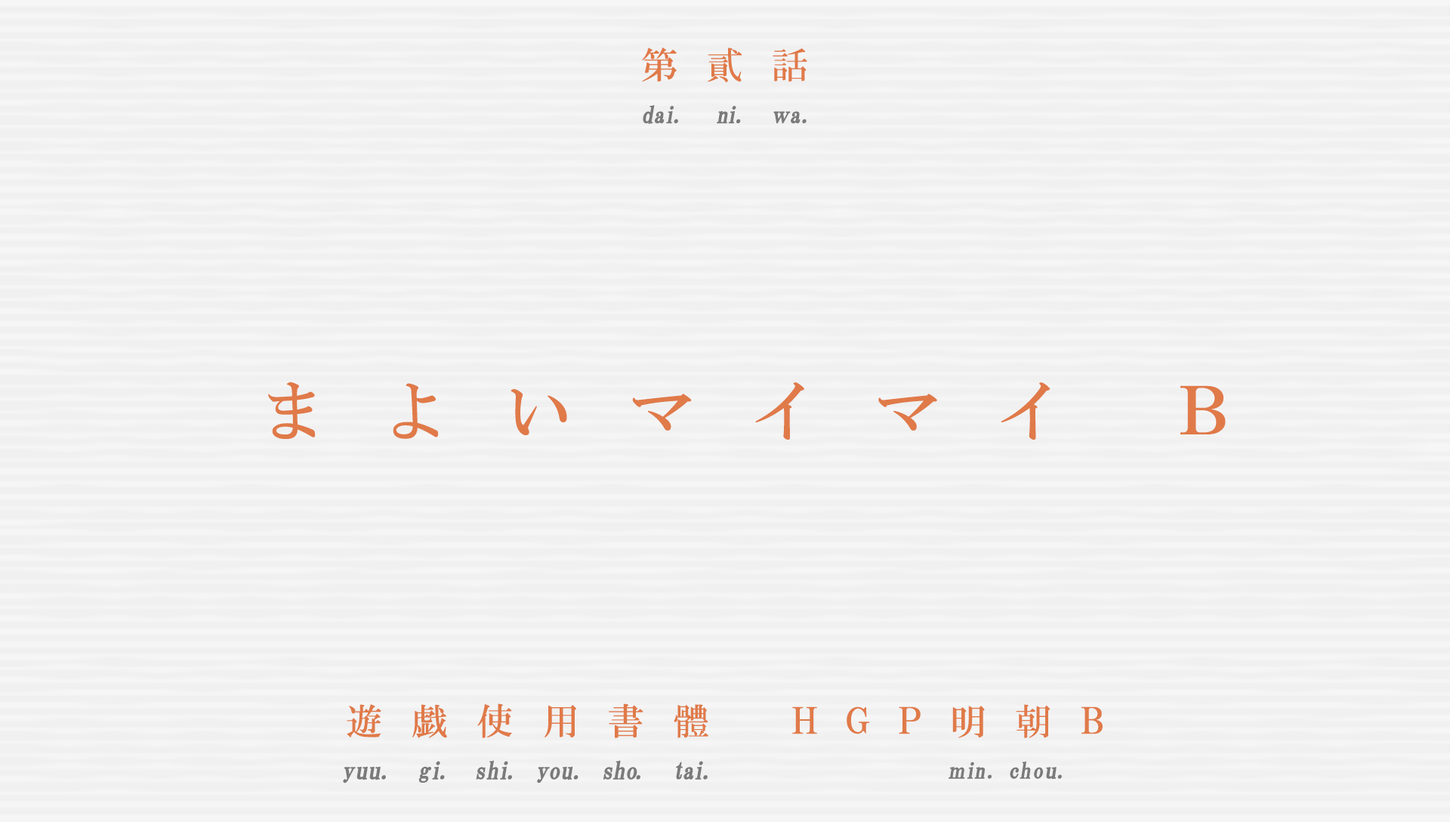
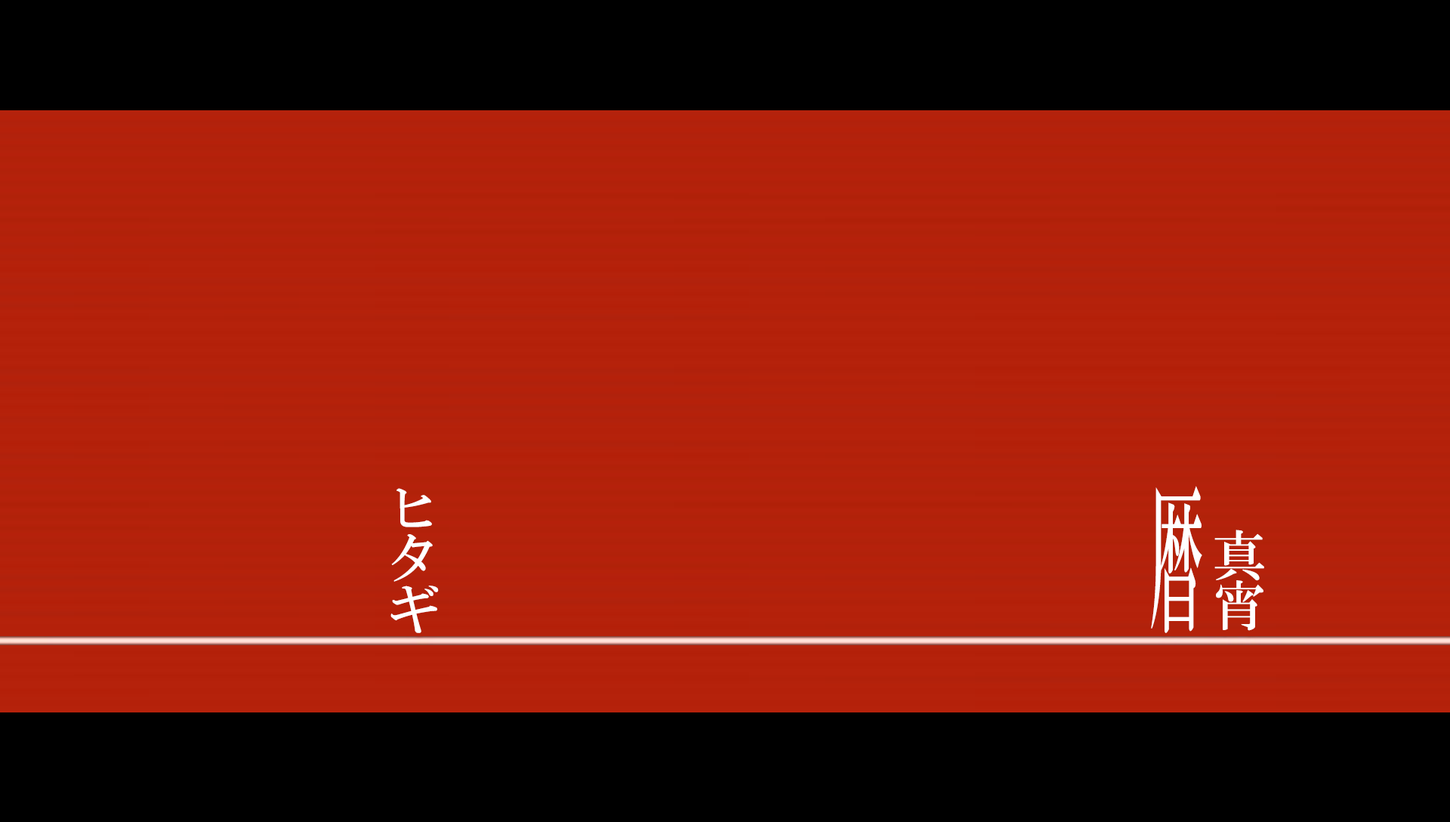
The second 1450 x 822 image is a revision of the first. Changes to its layers:
removed layer "ｍin. chou." over [948, 760, 1062, 780]
removed layer "yuu. gi. shi. you. sho. tai." over [342, 759, 708, 784]
removed layer "dai. ni. ｗa." over [642, 104, 807, 124]
removed layer "ＨＧＰ Ｂ" over [792, 706, 1103, 735]
renamed "明朝" to "真宵", painted on it over [952, 529, 1265, 738]
renamed "遊戯使用書體" to "暦", painted on it over [346, 485, 1203, 738]
renamed "第貳話" to "ヒタギ", painted on it over [390, 47, 808, 633]
removed layer "まよいマイマイ Ｂ" over [268, 381, 1226, 440]
painted on "Layer 2" over [0, 0, 1450, 822]
painted on "Background" over [0, 0, 1450, 822]
